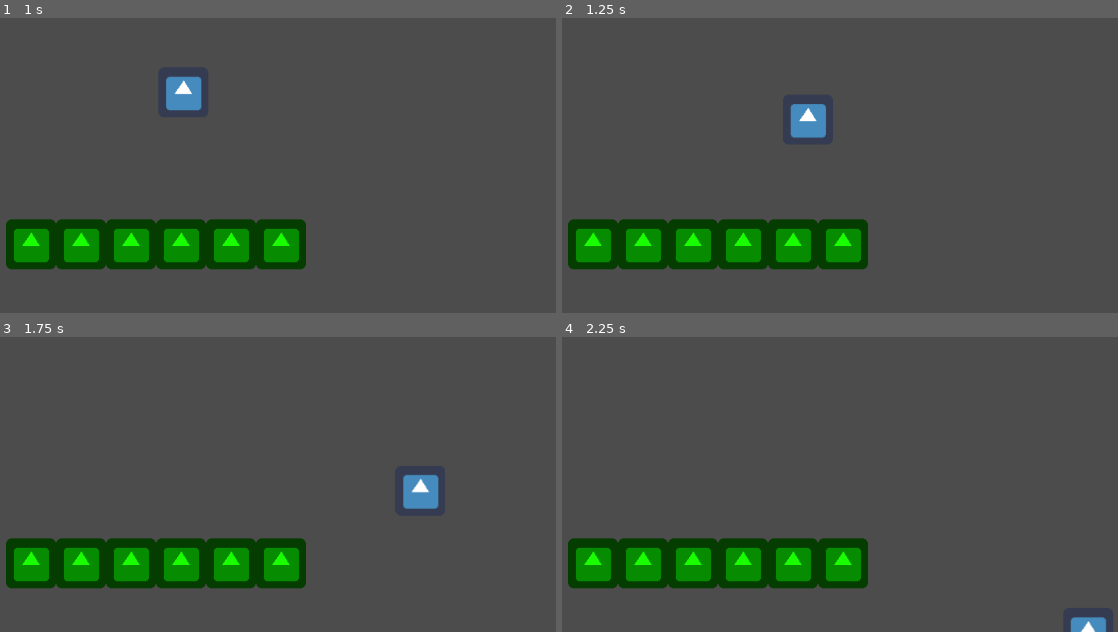
Above: before the commit, frames 1-4 (two rows, left to right).
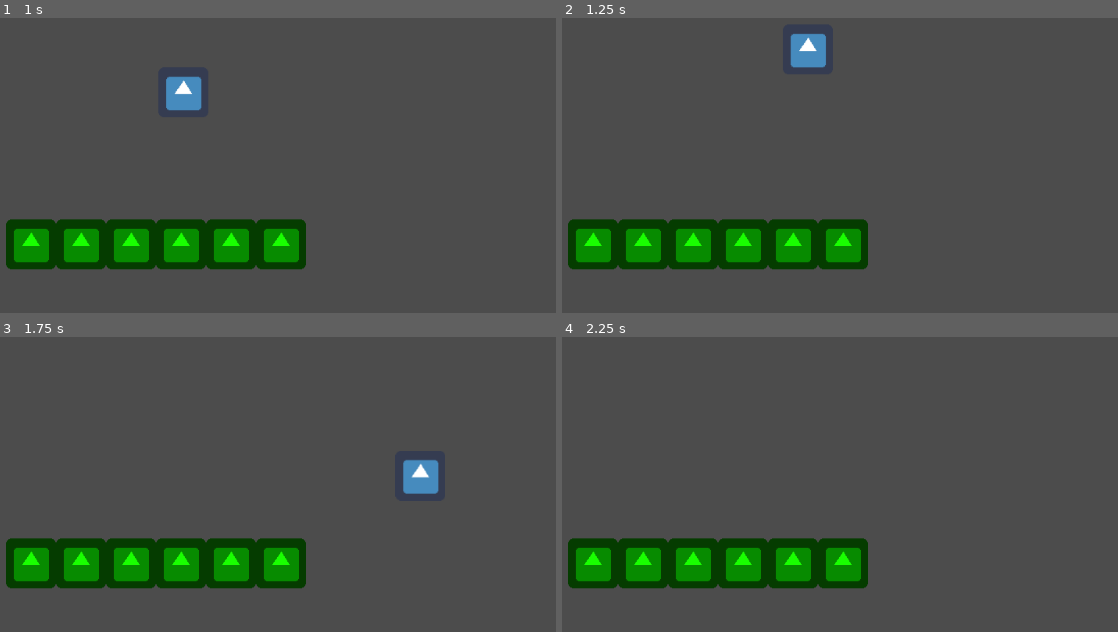
Above: after the commit, the same moments.

Repository: tuto193/gd_Project
Game: Godot game, scene res://oGame.tscn
The game is run twice, just before and just after one commit, with the same random seed, the same clock (stepped at 60 frames per second) and the same inputs. The engine's default icon, where the game draws it, is replaced by a stand-in: a white triangle on a blue panel in a dark square.
Inputs:
- Up to frame 1 (1 s): hold Right (player_RIGHT) from 0.53 s (still down); tap Up (player_UP) at 0.6, 0.77 s
- Up to frame 2 (1.25 s): keep holding Right (player_RIGHT); tap Up (player_UP) at 1.07 s
- Up to frame 3 (1.75 s): keep holding Right (player_RIGHT); tap Up (player_UP) at 1.35, 1.52 s
- Up to frame 4 (2.25 s): tap Up (player_UP) at 1.82, 2.1 s; release Right (player_RIGHT) at 2.03 s; hold Left (player_LEFT) from 2.03 s (still down)

Frame 1 is identical in both runs. In frame 2, 1.5% of the frame differs, in the area x 41-48%, y 5-41%; in frame 3, 0.8%; in frame 4, 0.3%.

Commit message:
Basic Player movement is working!!!

Diff:
--- a/playerBody.gd
+++ b/playerBody.gd
@@ -8,14 +8,15 @@
 const MAX_SPEED_FALL = 980
 const MAX_SPEED_X = 460
 const ACCEL_X = 16
-const DECEL_X = 60
+const DECEL_X = 40
 const JUMP_SPEED = -600
 
 # Variables that make platforming more interactive
 var player_speed = Vector2( 0, 0 )
-var doubleJump = 0
-var wallJump = 0
-var direction = 1
+var player_move = Vector2( 0, 0 )
+var doubleJump = 2
+var wallJump = 1
+var input_direction = 1
 var last_direction = 0
 
 func _ready():
@@ -30,9 +31,10 @@
 	if Input.is_action_just_pressed("player_UP"):
 		if is_on_floor():
 			player_speed.y = JUMP_SPEED
-		elif doubleJump > 0: # allow for a doublejump
+			doubleJump += 1
+		elif doubleJump < 2: # allow for a doublejump
 			player_speed.y = JUMP_SPEED + 110
-			doubleJump -= 1
+			doubleJump += 1
 	# IMPLEMENT WALL-JUMPING
 	pass
 
@@ -48,11 +50,11 @@
 	if !is_on_floor():
 		player_speed.y += GRAVITY
 	else:
-		doubleJump = 1
+		doubleJump = 0
 
 	if is_on_wall():
-		doubleJump = 1
-		wallJump = 1
+		doubleJump = 0
+		wallJump = 0
 	# Make sure that the vertical_speed is within bounds
 	player_speed.y = clamp( player_speed.y, JUMP_SPEED, MAX_SPEED_FALL)
 
@@ -61,24 +63,26 @@
 	#####################################################
 	var move_right = Input.is_action_pressed("player_RIGHT")
 	var move_left = Input.is_action_pressed("player_LEFT")
-	var not_moving = (not move_right) and (not move_left)
-	# We sort the directional movement of the player
-	# to make the change of direction more realistic
+	# We sort theinput_directional movement of the player
+	# to make the change ofinput_direction more realistic
+	if input_direction != 0:
+		last_direction = input_direction
+
 	if move_right :
-		last_direction = 1
+		input_direction = 1
 	elif move_left:
-		last_direction = -1
-	elif not_moving:
-		last_direction = 0
-	# Process lateral movement after processing direction changes
-	# If player is in the middle of changing directions
-	if (move_left or move_right) and last_direction:
-		if last_direction == -direction:
+		input_direction = -1
+	else:
+		input_direction = 0
+	# Process lateral movement after processinginput_direction changes
+	# If player is in the middle of changinginput_directions
+	if last_direction == -input_direction:
+		if is_on_floor():
+			player_speed.x /= 2.8
+		else:
 			player_speed.x /= 4
-			direction = last_direction
-
 	# Accelerate (or decelarate) accordingly
-	if last_direction: #just when we actually started moving
+	if input_direction != 0: #just when we actually started moving
 		if is_on_floor():
 			player_speed.x += ACCEL_X
 		else:
@@ -88,7 +92,8 @@
 
 	# We also need to clamp it
 	player_speed.x = clamp( player_speed.x, 0, MAX_SPEED_X )
-	player_speed.x *= direction
+	player_move = player_speed
+	player_move.x *= last_direction
 	# The player movement method is then updated
-	move_and_slide( player_speed, UP )
+	move_and_slide( player_move, UP )
 	pass
